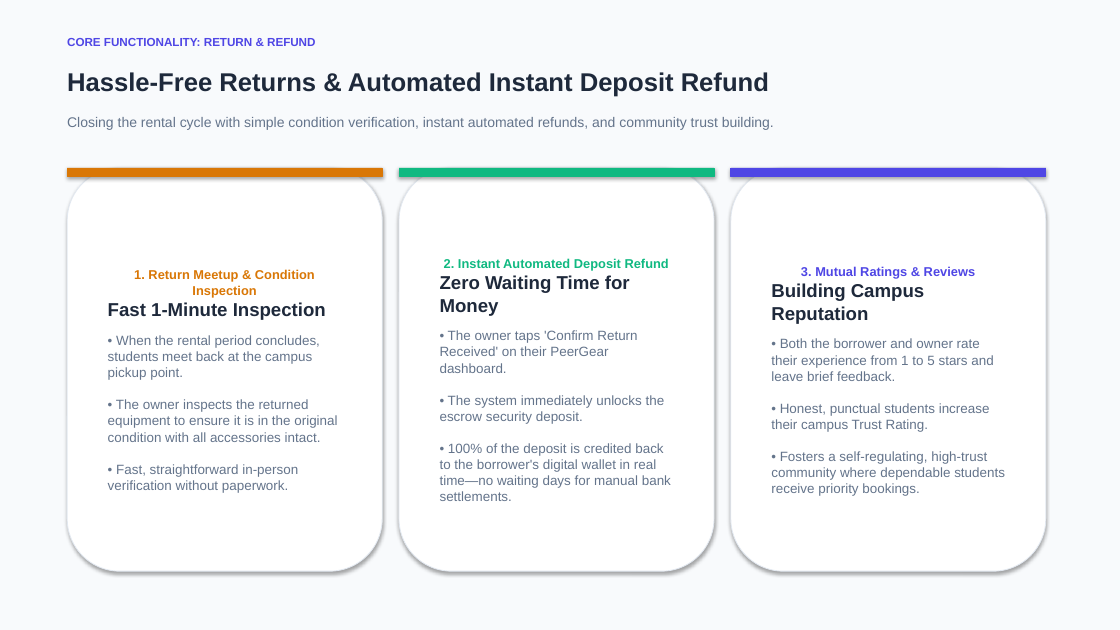
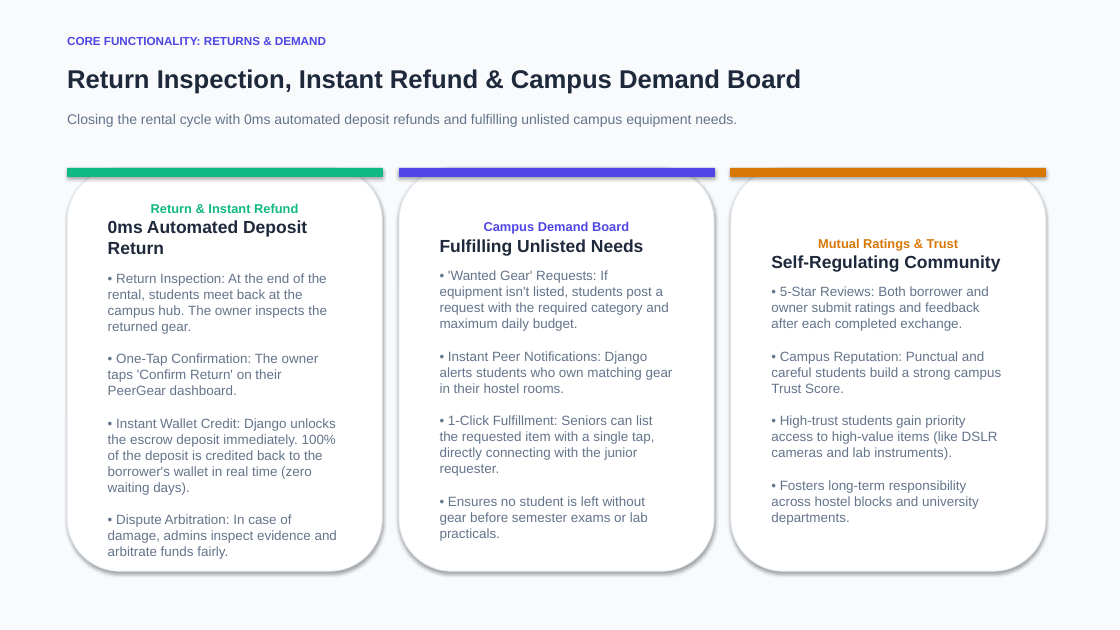
Before and after one commit to 21ambuj/PeerGear, a slide deck: slide 8 of PeerGear_Presentation.pptx. Drawn at 1120x630 pixels with LibreOffice and Linux fonts; fonts in the diff are those of the drawing. Boxes give left, top, right and bottom in pixels: in the first picture for what was removed or moved away, otherwise in the second. Text is boxed around its words. In the diff, an @@ line names an element or a change of style, - is before the commit and + after.

Commit message:
Update presentation: 4th-year CSE capstone format, Django priority, zero names, zero code

```diff
--- a/PeerGear_Presentation.pptx
+++ b/PeerGear_Presentation.pptx
@@ text at (67,37,326,45): text changed @@
-CORE FUNCTIONALITY: RETURN & REFUND
+CORE FUNCTIONALITY: RETURNS & DEMAND
@@ text at (67,69,801,94): text changed @@
-Hassle-Free Returns & Automated Instant Deposit Refund
+Return Inspection, Instant Refund & Campus Demand Board
@@ text at (67,114,737,127): text changed @@
-Closing the rental cycle with simple condition verification, instant automated refunds, and community trust building.
+Closing the rental cycle with 0ms automated deposit refunds and fulfilling unlisted campus equipment needs.
@@ rectangle at (67,168,382,176): fill #D97706 to #10B981; outline #D97706 0.75 pt to #10B981 0.75 pt @@
@@ rectangle at (399,168,714,176): fill #10B981 to #4F46E5; outline #10B981 0.75 pt to #4F46E5 0.75 pt @@
@@ rectangle at (731,168,1046,176): fill #4F46E5 to #D97706; outline #4F46E5 0.75 pt to #D97706 0.75 pt @@
@@ text in rounded rectangle at (108,203,337,559): text changed @@
-1. Return Meetup & Condition Inspection
-Fast 1-Minute Inspection
-• When the rental period concludes, students meet back at the campus pickup point.
-• The owner inspects the returned equipment to ensure it is in the original condition with all accessories intact.
-• Fast, straightforward in-person verification without paperwork.
+Return & Instant Refund
+0ms Automated Deposit Return
+• Return Inspection: At the end of the rental, students meet back at the campus hub. The owner inspects the returned gear.
+• One-Tap Confirmation: The owner taps 'Confirm Return' on their PeerGear dashboard.
+• Instant Wallet Credit: Django unlocks the escrow deposit immediately. 100% of the deposit is credited back to the borrower's wallet in real time (zero waiting days).
+• Dispute Arbitration: In case of damage, admins inspect evidence and arbitrate funds fairly.
@@ text in rounded rectangle at (440,239,673,541): text changed @@
-2. Instant Automated Deposit Refund
-Zero Waiting Time for Money
-• The owner taps 'Confirm Return Received' on their PeerGear dashboard.
-• The system immediately unlocks the escrow security deposit.
-• 100% of the deposit is credited back to the borrower's digital wallet in real time—no waiting days for manual bank settlements.
+Campus Demand Board
+Fulfilling Unlisted Needs
+• 'Wanted Gear' Requests: If equipment isn't listed, students post a request with the required category and maximum daily budget.
+• Instant Peer Notifications: Django alerts students who own matching gear in their hostel rooms.
+• 1-Click Fulfillment: Seniors can list the requested item with a single tap, directly connecting with the junior requester.
+• Ensures no student is left without gear before semester exams or lab practicals.
@@ text in rounded rectangle at (771,351,1001,525): text changed @@
-3. Mutual Ratings & Reviews
-Building Campus Reputation
-• Both the borrower and owner rate their experience from 1 to 5 stars and leave brief feedback.
-• Honest, punctual students increase their campus Trust Rating.
-• Fosters a self-regulating, high-trust community where dependable students receive priority bookings.
+Mutual Ratings & Trust
+Self-Regulating Community
+• 5-Star Reviews: Both borrower and owner submit ratings and feedback after each completed exchange.
+• Campus Reputation: Punctual and careful students build a strong campus Trust Score.
+• High-trust students gain priority access to high-value items (like DSLR cameras and lab instruments).
+• Fosters long-term responsibility across hostel blocks and university departments.
```
Also in this commit, not shown: 6 other slides changed, 2 slides added, 2 slides removed, 1 other file.
